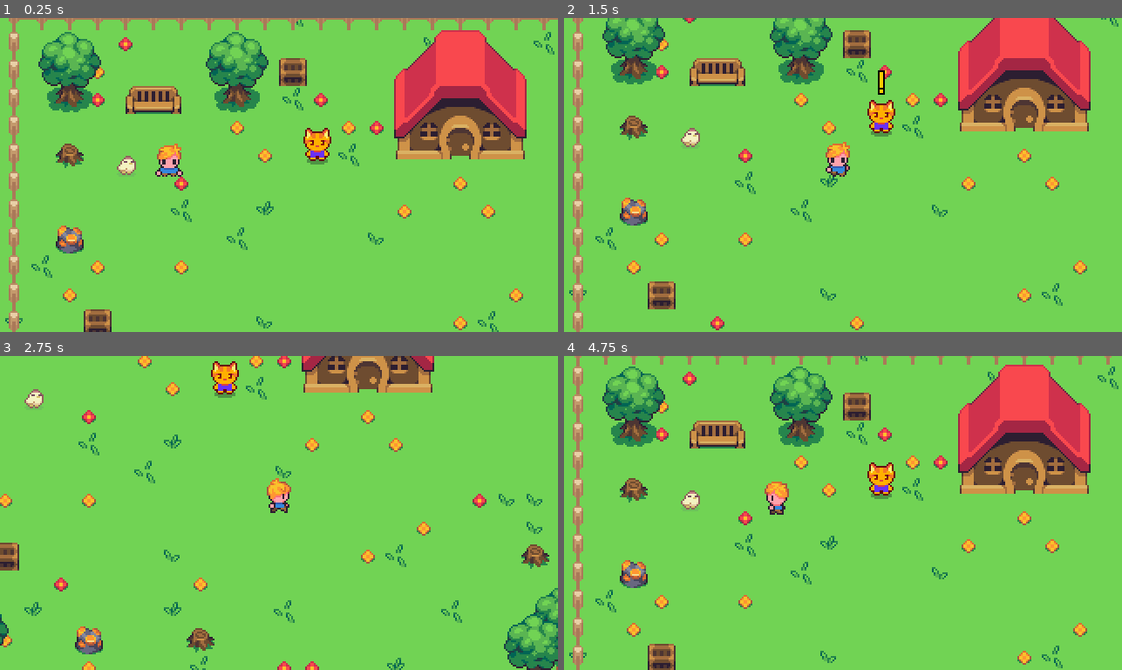
Above: before the commit, frames 1-4 (two rows, left to right).
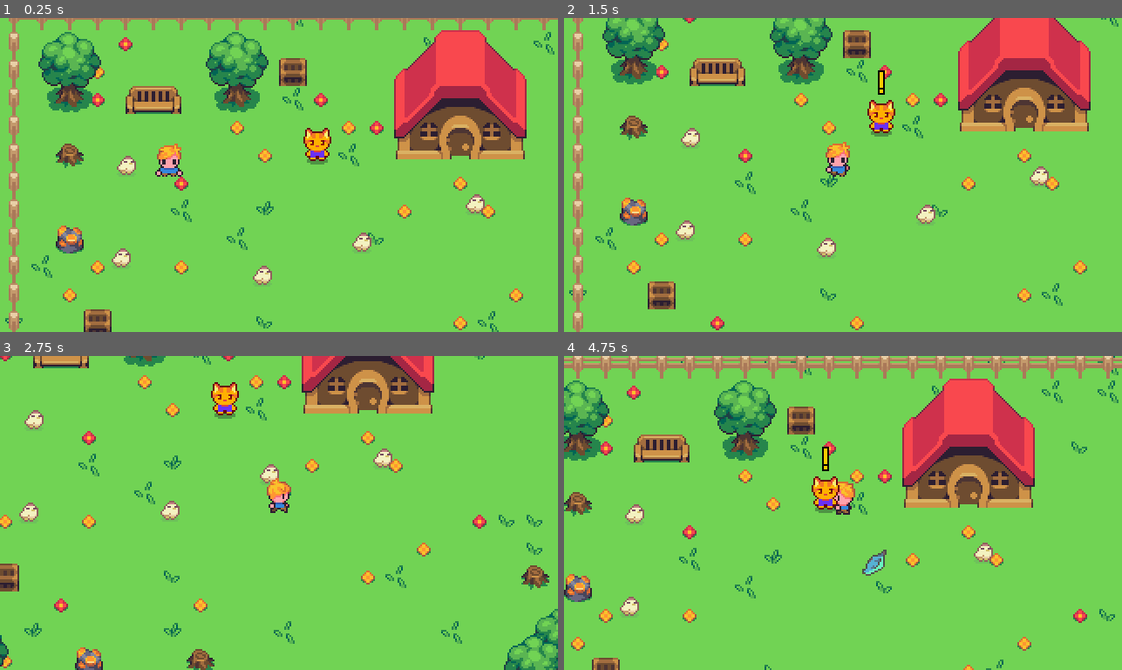
Above: after the commit, the same moments.

Repository: Lysdora/zelda-noob-tutorial-partie-5
Game: Godot game, scene res://scenes/foret.tscn
The game is run twice, just before and just after one commit, with the same random seed, the same clock (stepped at 60 frames per second) and the same inputs.
Inputs:
- Up to frame 1 (0.25 s): no input
- Up to frame 2 (1.5 s): hold D (move_right) 0.53-1.28 s; hold S (move_down) from 1.28 s (still down)
- Up to frame 3 (2.75 s): release S (move_down) at 2.03 s; hold D (move_right) from 2.03 s (still down)
- Up to frame 4 (4.75 s): release D (move_right) at 2.78 s; hold W (move_up) 2.78-3.53 s; hold A (move_left) from 3.53 s (still down)

The runs differ from the first frame. In frame 1, 0.6% of the frame differs, in the area x 20-87%, y 56-85%; in frame 2, 0.6%; in frame 3, 14%; in frame 4, 32%, in the area x 0-100%, y 0-100%.

Commit message:
Ajout de nouvelles scènes et scripts

Diff:
--- a/scenes/foret.tscn
+++ b/scenes/foret.tscn
@@ -348,6 +348,18 @@
 [node name="Poulet" parent="YSorting" instance=ExtResource("5_vo7w3")]
 position = Vector2(74, 98)
 
+[node name="Poulet2" parent="YSorting" instance=ExtResource("5_vo7w3")]
+position = Vector2(274, 120)
+
+[node name="Poulet3" parent="YSorting" instance=ExtResource("5_vo7w3")]
+position = Vector2(152, 161)
+
+[node name="Poulet4" parent="YSorting" instance=ExtResource("5_vo7w3")]
+position = Vector2(71, 151)
+
+[node name="Poulet5" parent="YSorting" instance=ExtResource("5_vo7w3")]
+position = Vector2(209, 142)
+
 [node name="Player" parent="YSorting" instance=ExtResource("1_888cr")]
 y_sort_enabled = true
 position = Vector2(97, 99)
--- /dev/null
+++ b/scenes/plume.tscn
@@ -0,0 +1,10 @@
+[gd_scene load_steps=3 format=3 uid="uid://bo75t55k02dn"]
+
+[ext_resource type="Script" path="res://scripts/plume.gd" id="1_s6nwn"]
+[ext_resource type="Texture2D" uid="uid://dqlu8aqfio2i3" path="res://assets/Plume.png" id="2_34neq"]
+
+[node name="Plume" type="Node2D"]
+script = ExtResource("1_s6nwn")
+
+[node name="Sprite2D" type="Sprite2D" parent="."]
+texture = ExtResource("2_34neq")
--- /dev/null
+++ b/scripts/plume.gd
@@ -0,0 +1,29 @@
+extends Node2D
+# On recupere le Sprite2D
+@onready var sprite_2d: Sprite2D = $Sprite2D
+
+func _ready() -> void:
+	print("La plume est apparue !")
+	animer()
+
+func animer():
+	#1. On memorise la position de départ en Y
+	var position_depart_y = position.y
+
+	#2. On crée notre Tween magique
+	var tween = create_tween()
+
+	#3. La plume monte de 20 pixels
+	tween.tween_property(self, "position:y", position_depart_y - 20, 0.8)
+
+	#4. En Meme TEMPS, le sprite toune
+	tween.parallel().tween_property(sprite_2d, "rotation_degrees", 180, 0.8)
+
+	#5. Puis elle disparait en fondu
+	tween.tween_property(self,"modulate:a", 0.0, 0.4)
+
+	#6. On attends la fin de toutes les animations
+	await  tween.finished
+
+	#7. On supprime la plume de la memoire
+	queue_free()
--- a/scripts/poulet.gd
+++ b/scripts/poulet.gd
@@ -1,4 +1,10 @@
 extends CharacterBody2D
+
+signal poulet_collecte
+
+# Préchargement de la scene plume
+var plume_scene = preload("res://scenes/plume.tscn")
+
 
 @onready var zone_collecte: Area2D = $ZoneCollecte
 @onready var animated_sprite_2d: AnimatedSprite2D = $AnimatedSprite2D
@@ -7,7 +13,7 @@
 var vitesse: float = 30.0
 
 # Est-ce que le poulet peut encore etre ramassé ?
-var peut_etre_ramasse = true
+var peut_etre_ramasse:bool = true
 
 
 
@@ -18,4 +24,43 @@
 		ramasser()
 
 func ramasser():
-	pass
+	peut_etre_ramasse = false
+
+	var position_depart_y = position.y
+
+	var tween = create_tween()
+
+
+
+	# Le saut vers le haut
+	tween.tween_property(self,"position:y", position_depart_y - 15,0.25)
+
+	# faire tourner le poulet
+	tween.tween_property(self, "rotation_degrees", 360, 0.5)
+
+	# le retour au sol
+	tween.tween_property(self, "position:y", position_depart_y, 0.25)
+
+	# la disparition
+	tween.tween_property(self, "modulate:a", 0.0, 0.3)
+
+	# Attendre la fin
+	await tween.finished
+
+	faire_apparaitre_plume()
+
+	# Emettre le signal
+	poulet_collecte.emit()
+
+	# Supprime le poulet
+	queue_free()
+
+func faire_apparaitre_plume():
+	#1.  On instancie (crée) une copie de la scene
+	var plume = plume_scene.instantiate()
+
+	#2. On positionne la plume à l'endroit du poulrt
+	plume.global_position = global_position
+
+	#3. On ajoute la plume dans le jeu
+	get_parent().add_child(plume)
Binary file added: assets/Plume.png
Not shown, added: assets/Plume.png.import
Not shown, added: scripts/plume.gd.uid
